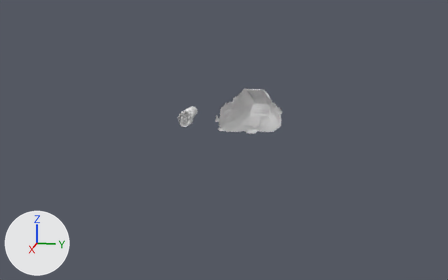
A saved change to the glTF model LSS/ships/tracker.glb.
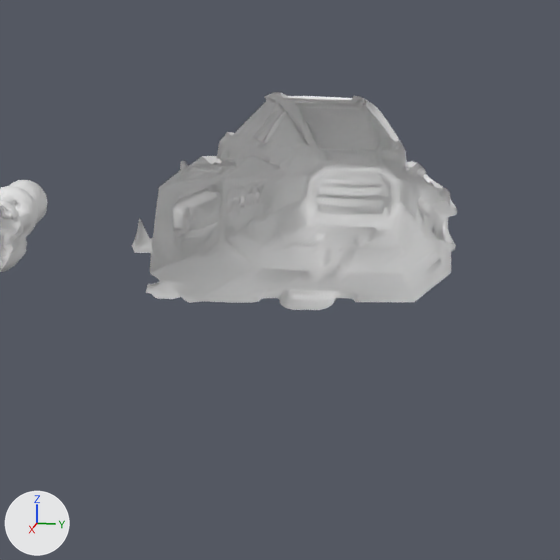
Each version is shown whole from a 50 mm camera at (3.197, 0.573, 0.649) aimed at (0.042, -0.058, -0.14), then close up on the part from 42% to 68% of the width and 25% to 66% of the height. Arrows for +X, +Y and +Z are at lower left; the lights stay in place. The first two pictures are the older version. Everything nearer to the camera than a plane just in front of the edit is cut away. Materials are left out; every surface is plain grey. Where no turn or scale is listed for an object, it has been applied to the vertices.
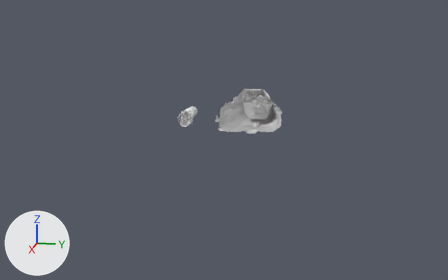
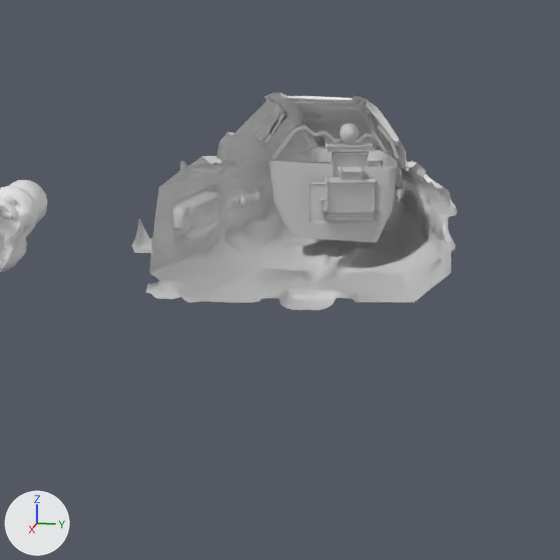
What changed in the scene script:
```text
Add me_cockpit_interior:
    me_cockpit_interior.from_pydata(...)  # 1540 vertices, 2794 faces; spans x -0.108..0.108, y -0.094..0.094, z -0.082..0.082
Add ob_cockpit_interior:
    ob_cockpit_interior = bpy.data.objects.new('cockpit_interior', me_cockpit_interior)
    ob_cockpit_interior.location = (-0.798, 0.001, -0.103)
```

Where the change shows, as pixel boxes (x1, y1, x2, y2) in the close-ups (560 x 560 px):
'cockpit_interior', added
    after: (269, 123, 404, 243)
